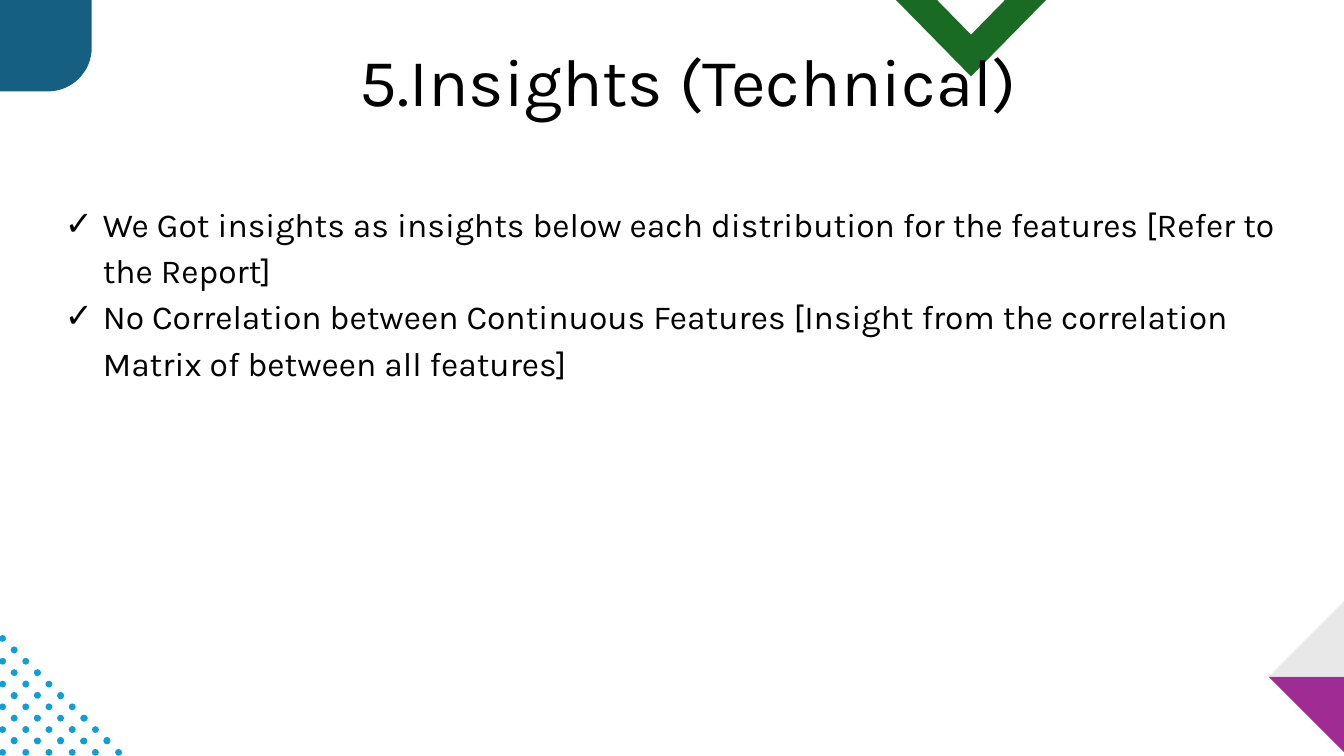
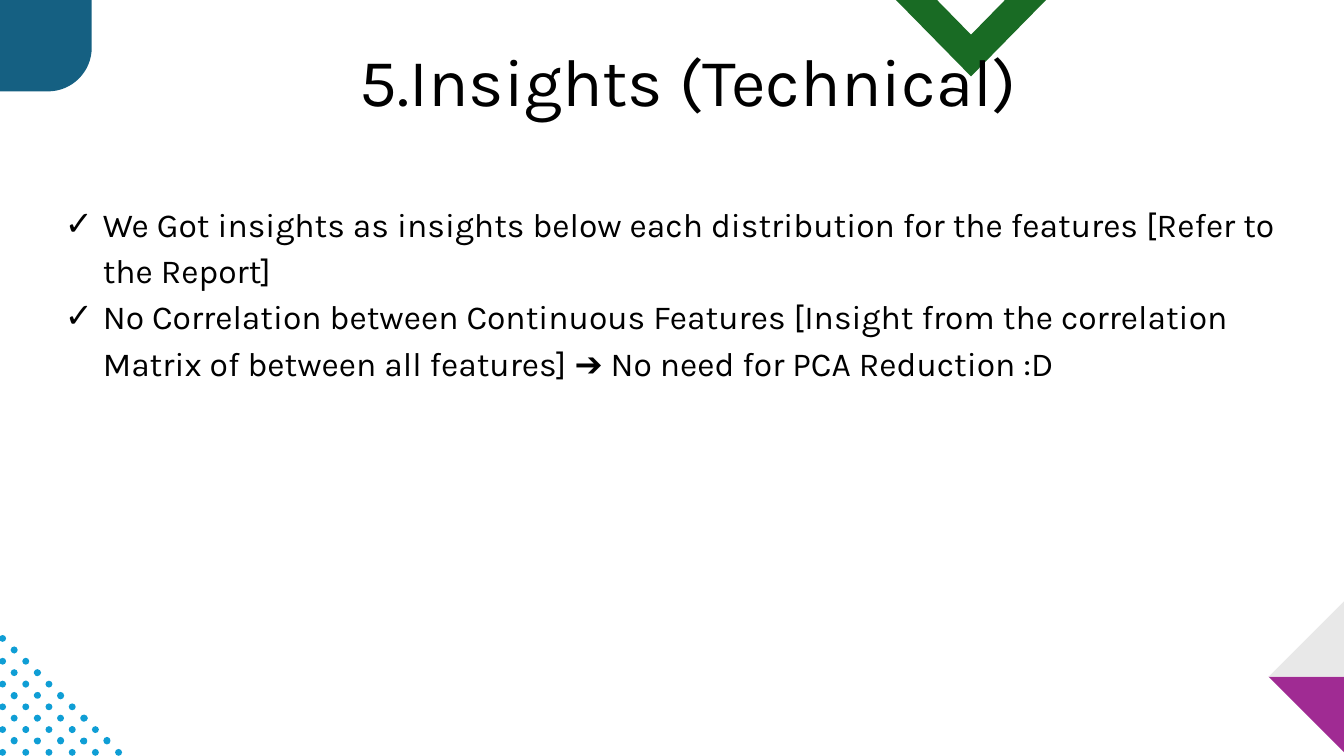
Before and after one commit to BasmaElhoseny01/Credit-Score-Classification-and-Analysis, a slide deck: slide 9 of Presentation.pptx. Drawn at 1344x756 pixels with LibreOffice and Linux fonts; fonts in the diff are those of the drawing. Boxes give left, top, right and bottom in pixels: in the first picture for what was removed or moved away, otherwise in the second. Text is boxed around its words. In the diff, an @@ line names an element or a change of style, - is before the commit and + after.

```diff
--- a/Presentation.pptx
+++ b/Presentation.pptx
@@ text at bbox=[103, 304, 1227, 380]: text changed @@
-✓ No Correlation between Continuous Features [Insight from the correlation Matrix of between all features]
+✓ No Correlation between Continuous Features [Insight from the correlation Matrix of between all features] ➔ No need for PCA Reduction :D
```
Also in this commit, not shown: 3 other slides changed, 3 other files.
